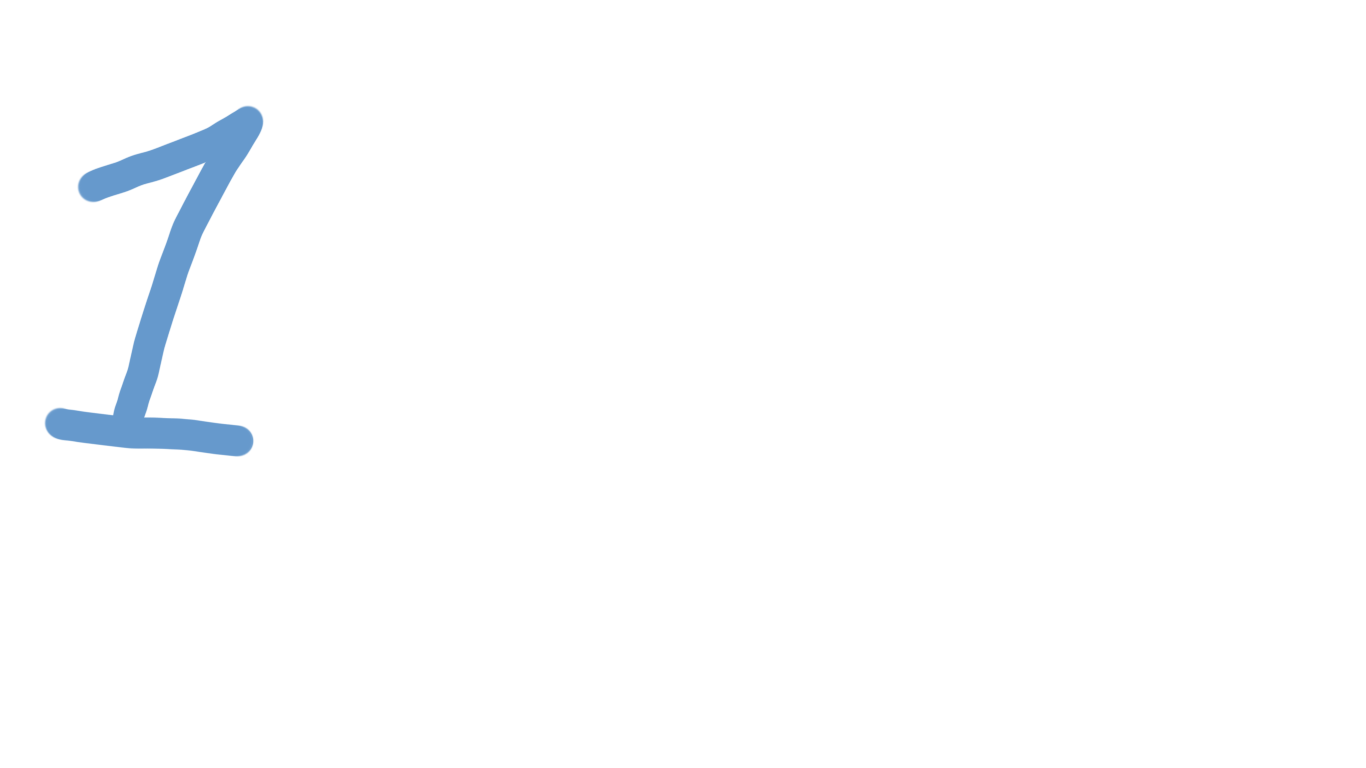
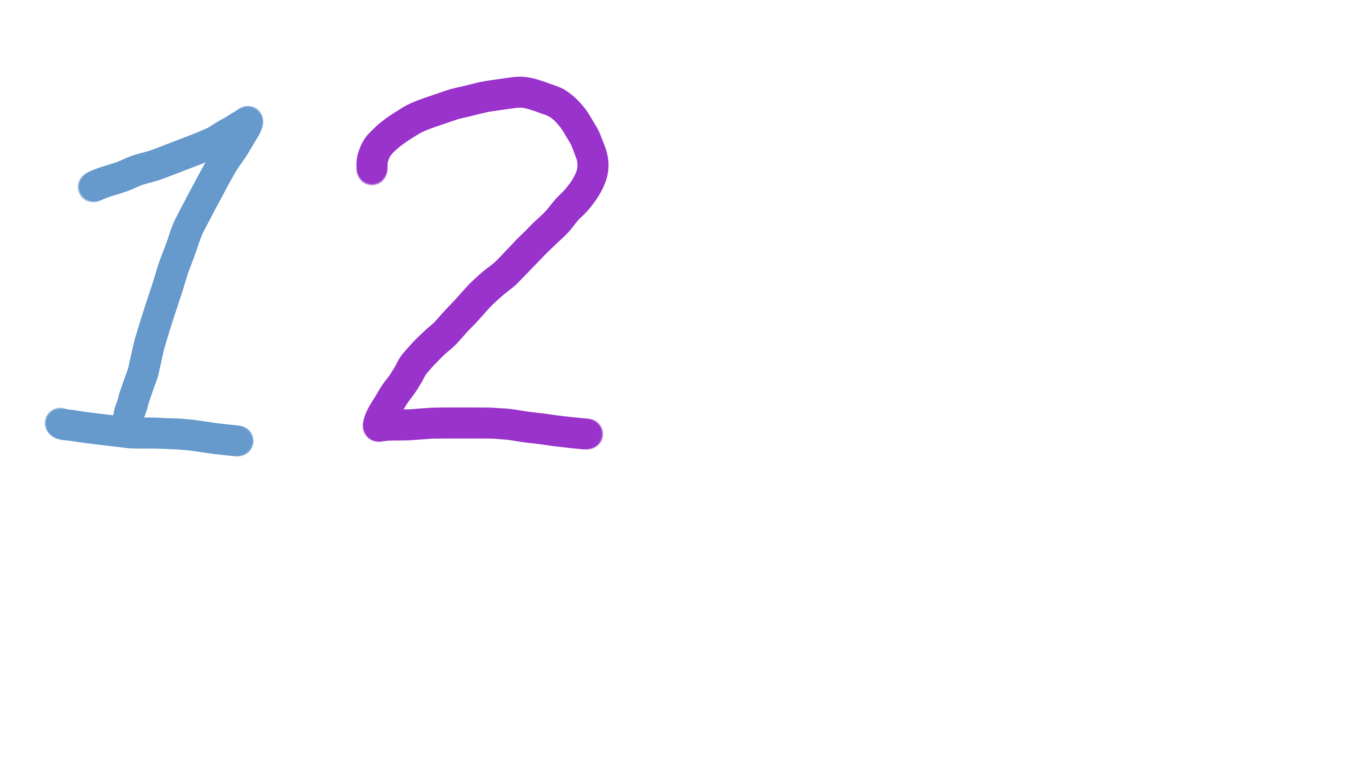
Layer changes from the first 1366 x 768 image to the second:
painted on "圖層 1" over [left=355, top=76, right=610, bottom=451]
